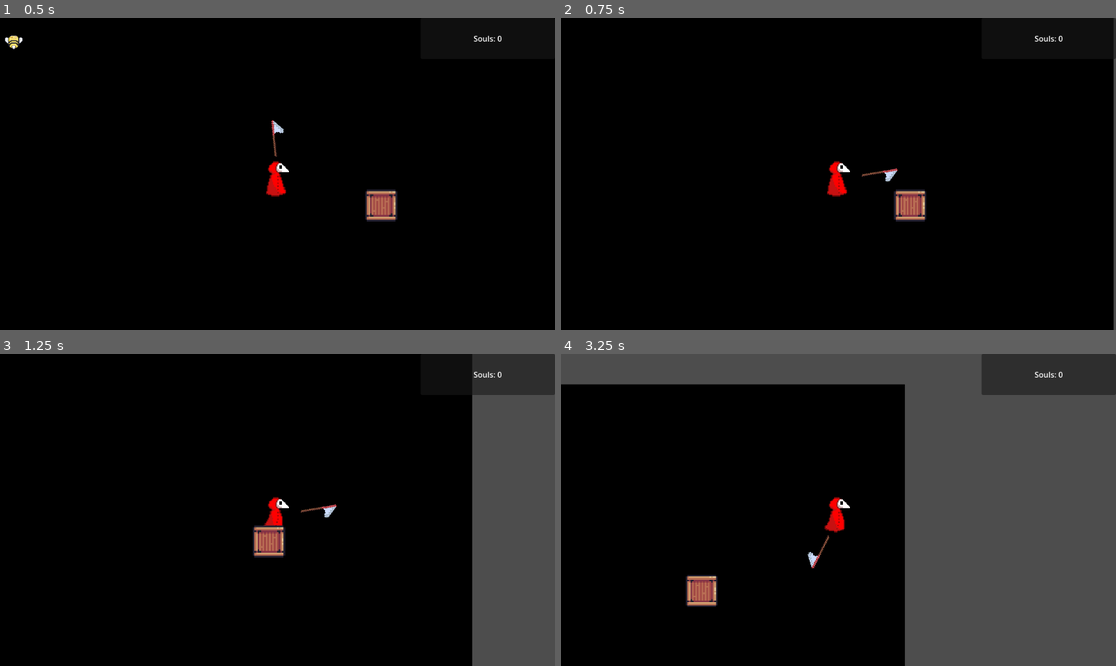
Above: before the commit, frames 1-4 (two rows, left to right).
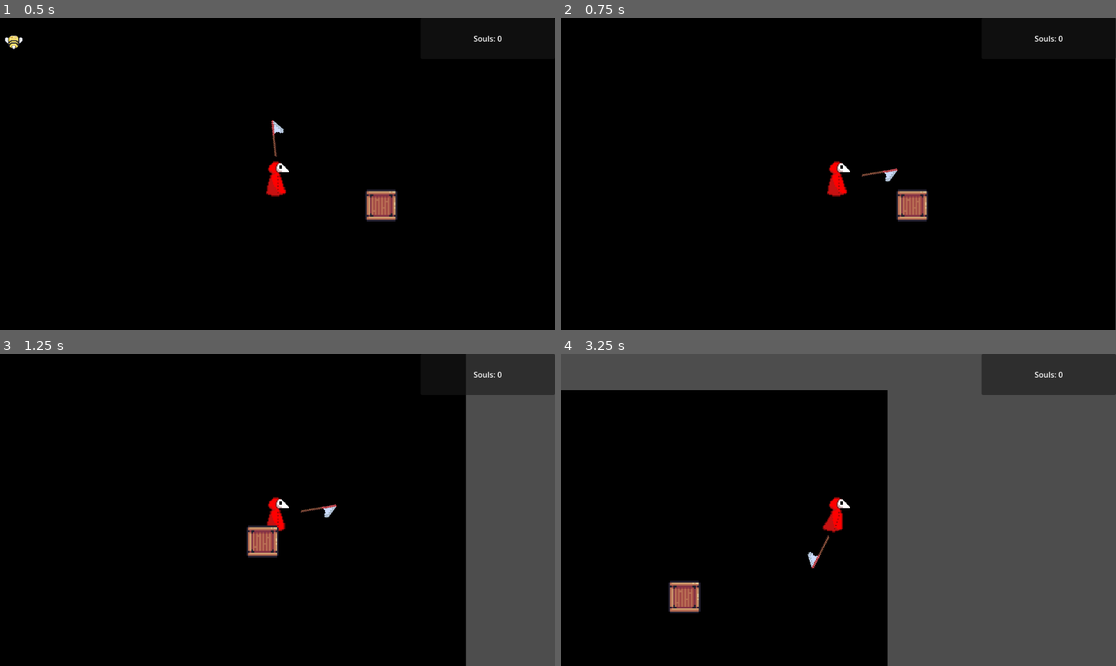
Above: after the commit, the same moments.

Repository: GlitchSkye/Game-test-top-down
Game: Godot game, scene res://game.tscn
Same seed, same stepped clock (60 frames per second), same inputs: the game is played once before the commit and once after it.
Inputs (mouse positions are in pixels of both pictures, inside the frame that each line leads up to):
- Up to frame 1 (0.5 s): no input
- Up to frame 2 (0.75 s): tap Enter (ui_accept) at 0.5, 0.6 s; move the mouse to (960, 158) at 0.52 s; hold Right (ui_right) from 0.53 s (still down)
- Up to frame 3 (1.25 s): keep holding Right (ui_right); tap Enter (ui_accept) at 0.77, 1.07 s
- Up to frame 4 (3.25 s): move the mouse to (727, 525) at 1.27 s; release Right (ui_right) at 1.28 s; hold Down (ui_down) 1.28-2.03 s; tap Enter (ui_accept) at 1.35, 1.52, 1.82, 2, 2.1, 2.85, 3.02 s; move the mouse to (894, 441) at 2.02 s; hold Right (ui_right) 2.03-2.78 s; move the mouse to (810, 572) at 2.77 s; hold Up (ui_up) from 2.78 s (still down)

Frame 1 is identical in both runs. In frame 2, 0.7% of the frame differs, in the area x 59-100%, y 0-100%; in frame 3, 1.6%; in frame 4, 4.9%, in the area x 0-62%, y 9-100%.

Commit message:
Update playercharacterbody2d.gd

Diff:
--- a/program/Player/playercharacterbody2d.gd
+++ b/program/Player/playercharacterbody2d.gd
@@ -6,6 +6,10 @@
 const DASH_DURATION = 0.5
 const DASH_COOLDOWN = 1.0
 const DECELERATION = 10.0
+const BULLET_TIME_COOLDOWN = 15.0
+const BULLET_TIME_DURATION = 3.0  # Duration for bullet time
+const BULLET_TIME_SCALE = 0.2  # 20% of normal speed for bullet time
+const NORMAL_TIME_SCALE = 1.0  # Normal time scale
 
 # Animation states as constants to avoid typos
 const IDLE_ANIMATION = "idle"
@@ -18,6 +22,8 @@
 var dash_cooldown_time = 0.0  # Initialize cooldown time to 0
 var dash_direction = Vector2.ZERO  # Store the direction of the dash
 var has_dashed = false  # Flag to track if the dash has been used
+var is_bullet_time = false
+var bullet_time_timer = 0.0  # Timer for how long bullet time lasts
 
 var mouse_position = Vector2()
 
@@ -27,6 +33,8 @@
 @onready var sword: Area2D = $"../weapon/sword"
 
 func _physics_process(delta: float) -> void:
+	update_bullet_time(delta)
+
 	# Handle dash cooldown
 	if dash_cooldown_time > 0:
 		dash_cooldown_time -= delta
@@ -54,8 +62,12 @@
 
 	# Handle normal movement when not dashing
 	if direction != Vector2.ZERO:
-		velocity = direction.normalized() * SPEED
-		set_animation(RUN_ANIMATION)
+		if not is_bullet_time:
+			velocity = direction.normalized() * SPEED
+			set_animation(RUN_ANIMATION)
+		elif  is_bullet_time:
+			velocity = direction.normalized() * (SPEED / 0.2) #TODO: same player speed for bullet time
+			set_animation(RUN_ANIMATION)
 	else:
 		velocity.x = move_toward(velocity.x, 0, DECELERATION)
 		velocity.y = move_toward(velocity.y, 0, DECELERATION)
@@ -82,6 +94,33 @@
 	else:
 		velocity = dash_direction * DASH_SPEED  # Maintain the locked dash direction
 
+func update_bullet_time(delta: float) -> void:
+	# Check if the player wants to activate bullet time
+	if Input.is_action_just_pressed("ui_accept"):
+		if not is_bullet_time:
+			# Activate bullet time
+			print("Bullet time activated")  # For debugging
+			Engine.time_scale = BULLET_TIME_SCALE
+			is_bullet_time = true
+			bullet_time_timer = BULLET_TIME_DURATION  # Reset timer
+		else:
+			# Deactivate bullet time early
+			print("Bullet time deactivated early")  # For debugging
+			Engine.time_scale = NORMAL_TIME_SCALE
+			is_bullet_time = false
+
+	# If bullet time is active, count down the timer
+	if is_bullet_time:
+		bullet_time_timer -= delta
+		print("Bullet time timer:", bullet_time_timer)  # For debugging
+
+		# Check if the timer has expired
+		if bullet_time_timer <= 0:
+			# Deactivate bullet time automatically
+			print("Bullet time ended")  # For debugging
+			Engine.time_scale = NORMAL_TIME_SCALE
+			is_bullet_time = false
+
 # Helper function to set animations
 func set_animation(animation_name: String) -> void:
 	if player.animation != animation_name:
